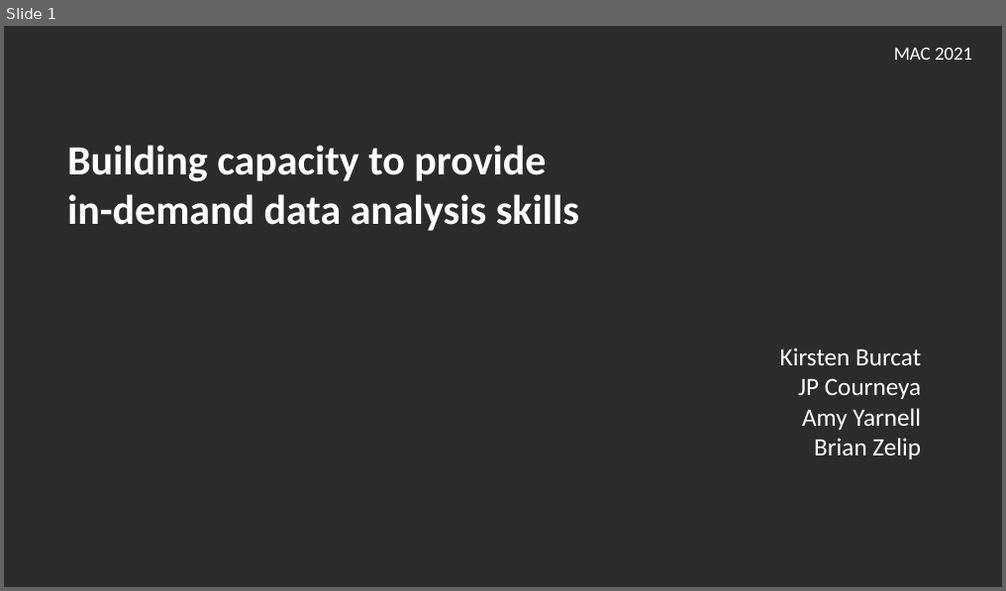
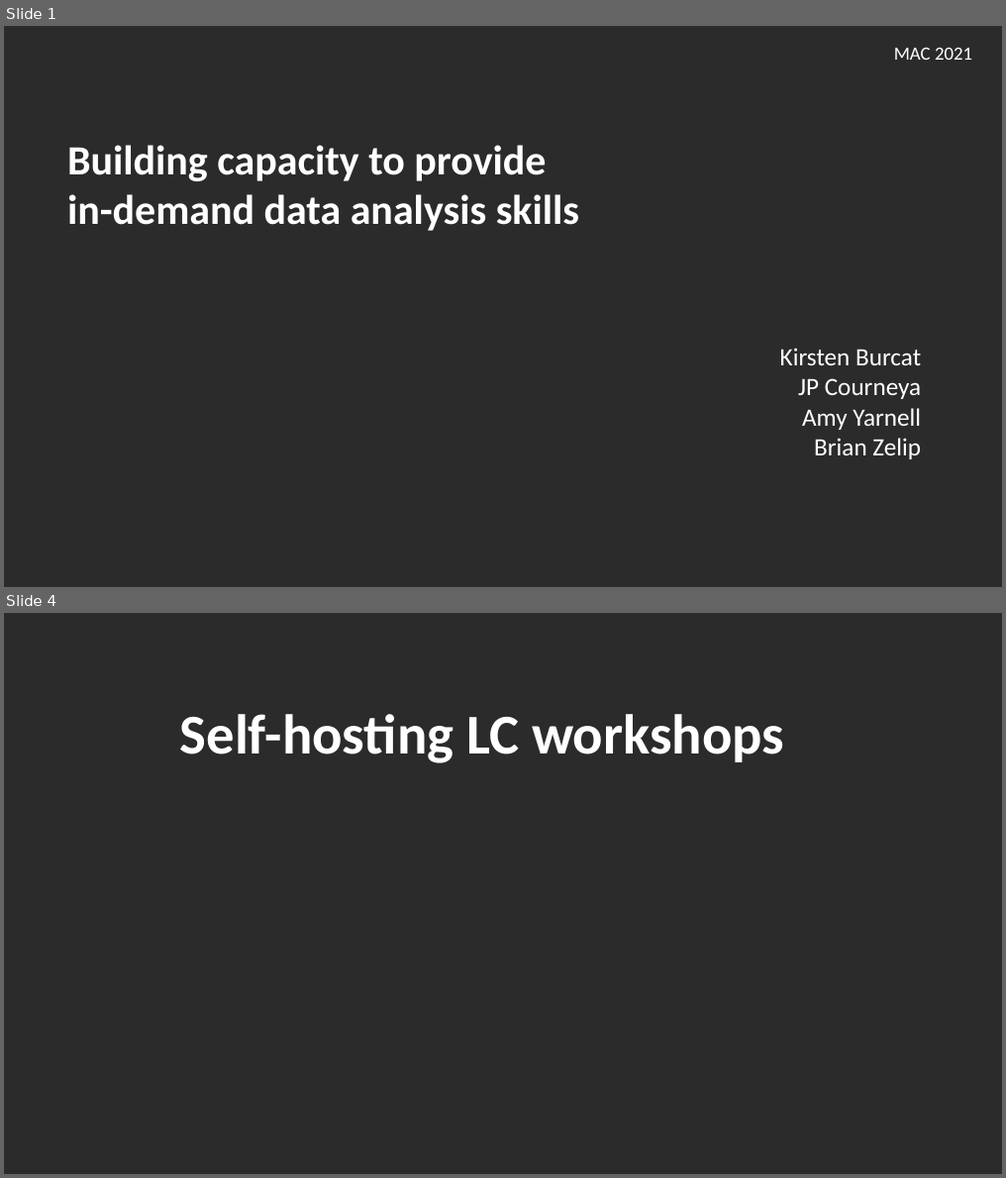
Before and after one commit to hshsl-training/library-carpentry-2021-11-03-04-NNLM-Region1-online, a slide deck: slides.pptx. Shown one above the other, each under a label of ours: slide 1 before the commit, slides 1 and 4 after it; the slides between them are not shown. The pictures are 1006x591 and 1006x1178 pixels, drawn with LibreOffice and Linux fonts; fonts in the diff are those of the drawing; background and template pictures are left out; a plain dark background stands for a picture behind light text. Boxes give left, top, right and bottom in pixels: in the first picture for what was removed or moved away, otherwise in the second. Text is boxed around its words. In the diff, an @@ line names an element or a change of style, - is before the commit and + after.

```diff
--- a/slides.pptx
+++ b/slides.pptx
@@ slide 4 added at bbox=[4, 613, 1002, 1174], background picture (left out) @@
@@ text added at bbox=[180, 714, 784, 763], 54 pt, text #FFFFFF, bold @@
+Self-hosting LC workshops
```
Also in this commit, not shown: 2 other slides added, 2 slides removed, 1 other file.
